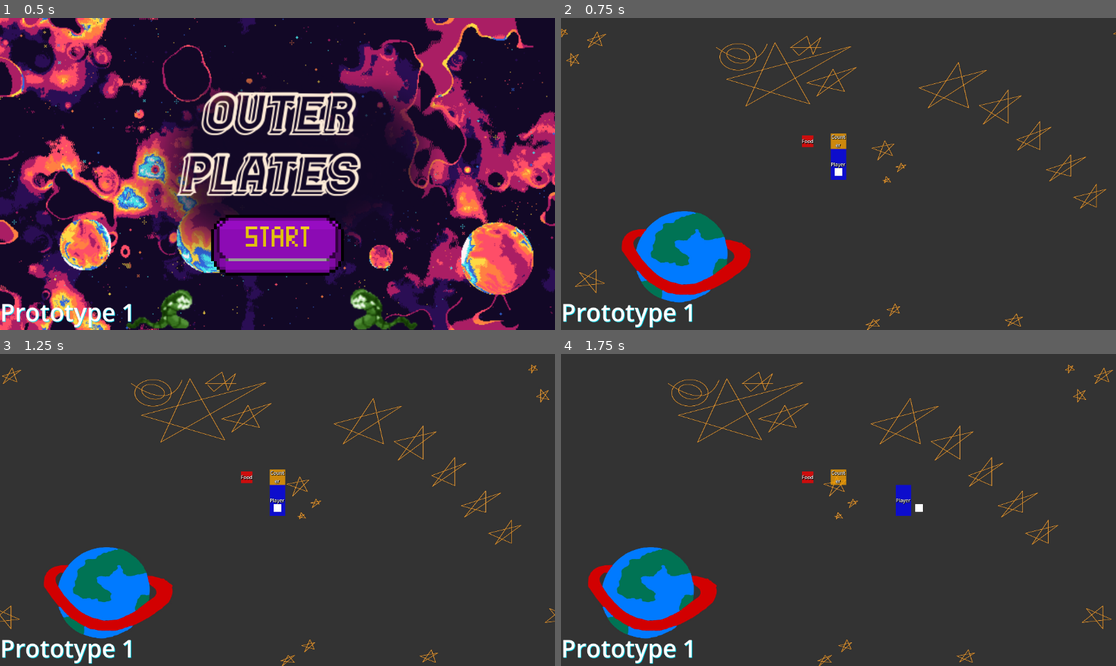
Above: before the commit, frames 1-4 (two rows, left to right).
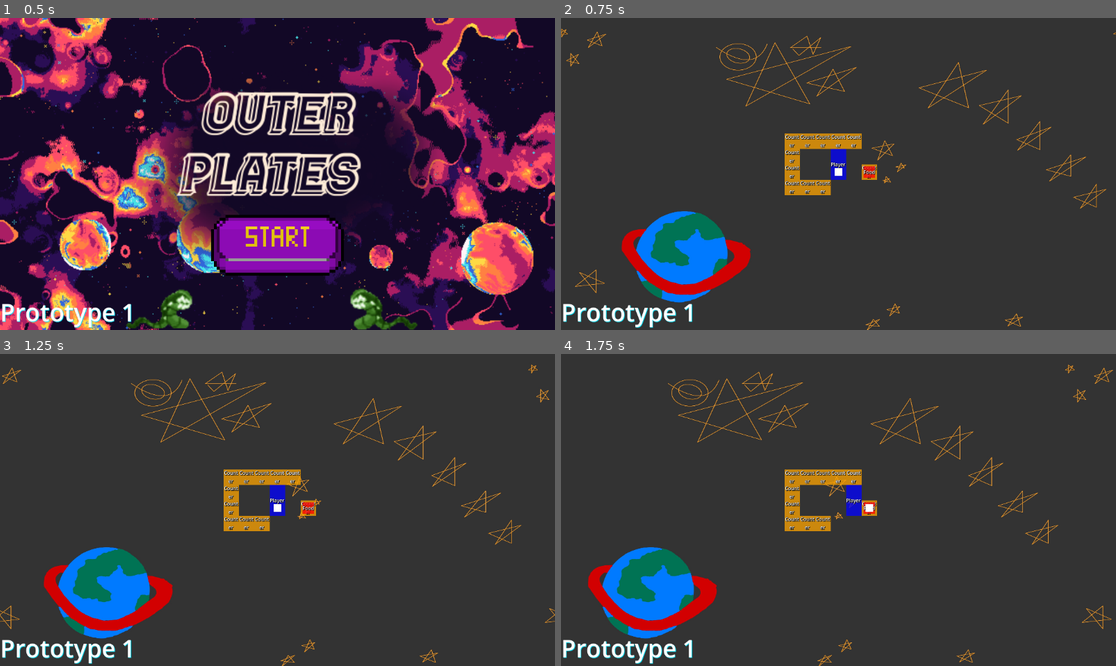
Above: after the commit, the same moments.

Repository: Alexander-Worley/Outer-Plates
Game: Godot game, scene res://MainMenu/mainMenu.tscn
The game is run twice, just before and just after one commit, with the same random seed, the same clock (stepped at 60 frames per second) and the same inputs.
Inputs (mouse positions are in pixels of both pictures, inside the frame that each line leads up to):
- Up to frame 1 (0.5 s): no input
- Up to frame 2 (0.75 s): click (838, 245) at 0.5 s
- Up to frame 3 (1.25 s): no input
- Up to frame 4 (1.75 s): tap Enter (ui_accept) at 1.25 s; hold Right (ui_right) from 1.28 s (still down); hold Enter (ui_accept) from 1.28 s (still down)

Frame 1 is identical in both runs. In frame 2, 1.4% of the frame differs, in the area x 40-57%, y 36-57%; in frame 3, 1.4%; in frame 4, 2.0%, in the area x 40-66%, y 36-57%.

Commit message:
Finished pickup and place down system and added appropriate visuals

Diff:
--- a/Restaurant/Counter/counter.gd
+++ b/Restaurant/Counter/counter.gd
@@ -1,3 +1,7 @@
 extends Area2D
 
-var holdableOnSurface: Area2D = null
+# Given a holdable, set it on the surface
+func set_holdable_on_surface(holdableInHand: Area2D):
+	add_child(holdableInHand)
+	holdableInHand.name = "holdableOnSurface"
+	$holdableOnSurface.position = Vector2(0,0)
--- a/Restaurant/Player/player.gd
+++ b/Restaurant/Player/player.gd
@@ -14,7 +14,7 @@
 func place_holdable():
 	if surfacesInRange:
 		var surface: Area2D = surfacesInRange.pick_random()
-		surface.holdableOnSurface = holdableInHand.duplicate()
+		surface.set_holdable_on_surface(holdableInHand)
 		holdableInHand = null
 
 # Given whether the player is moving up, down, left, right, or diagonal,
@@ -59,8 +59,6 @@
 		holdablesInRange.append(area)
 	else: if area.is_in_group("Surfaces"):
 		surfacesInRange.append(area)
-	print("Holdables: ", holdablesInRange) # Debug Code
-	print("Surfaces: ", surfacesInRange) # Debug Code
 
 # TODO: Figure out a way to pass in functions as variables to decompose the
 	# functions "_on_interact_range_area_entered" and "_on_interact_range_area_exited"
@@ -69,5 +67,3 @@
 		holdablesInRange.erase(area)
 	else: if area.is_in_group("Surfaces"):
 		surfacesInRange.erase(area)
-	print("Holdables: ", holdablesInRange) # Debug Code
-	print("Surfaces: ", surfacesInRange) # Debug Code
--- a/Restaurant/restaurant.tscn
+++ b/Restaurant/restaurant.tscn
@@ -23,10 +23,40 @@
 [node name="Counter" parent="Counters" instance=ExtResource("4_jgfwf")]
 position = Vector2(576, 256)
 
+[node name="Counter2" parent="Counters" instance=ExtResource("4_jgfwf")]
+position = Vector2(544, 256)
+
+[node name="Counter3" parent="Counters" instance=ExtResource("4_jgfwf")]
+position = Vector2(512, 256)
+
+[node name="Counter4" parent="Counters" instance=ExtResource("4_jgfwf")]
+position = Vector2(480, 256)
+
+[node name="Counter5" parent="Counters" instance=ExtResource("4_jgfwf")]
+position = Vector2(480, 288)
+
+[node name="Counter6" parent="Counters" instance=ExtResource("4_jgfwf")]
+position = Vector2(480, 320)
+
+[node name="Counter7" parent="Counters" instance=ExtResource("4_jgfwf")]
+position = Vector2(480, 352)
+
+[node name="Counter8" parent="Counters" instance=ExtResource("4_jgfwf")]
+position = Vector2(512, 352)
+
+[node name="Counter9" parent="Counters" instance=ExtResource("4_jgfwf")]
+position = Vector2(544, 352)
+
+[node name="Counter10" parent="Counters" instance=ExtResource("4_jgfwf")]
+position = Vector2(608, 256)
+
+[node name="Counter11" parent="Counters" instance=ExtResource("4_jgfwf")]
+position = Vector2(640, 320)
+
 [node name="Foods" type="Node2D" parent="."]
 
 [node name="TestFood" parent="Foods" instance=ExtResource("3_d20ud")]
-position = Vector2(512, 256)
+position = Vector2(640, 320)
 
 [node name="Players" type="Node2D" parent="."]
 
